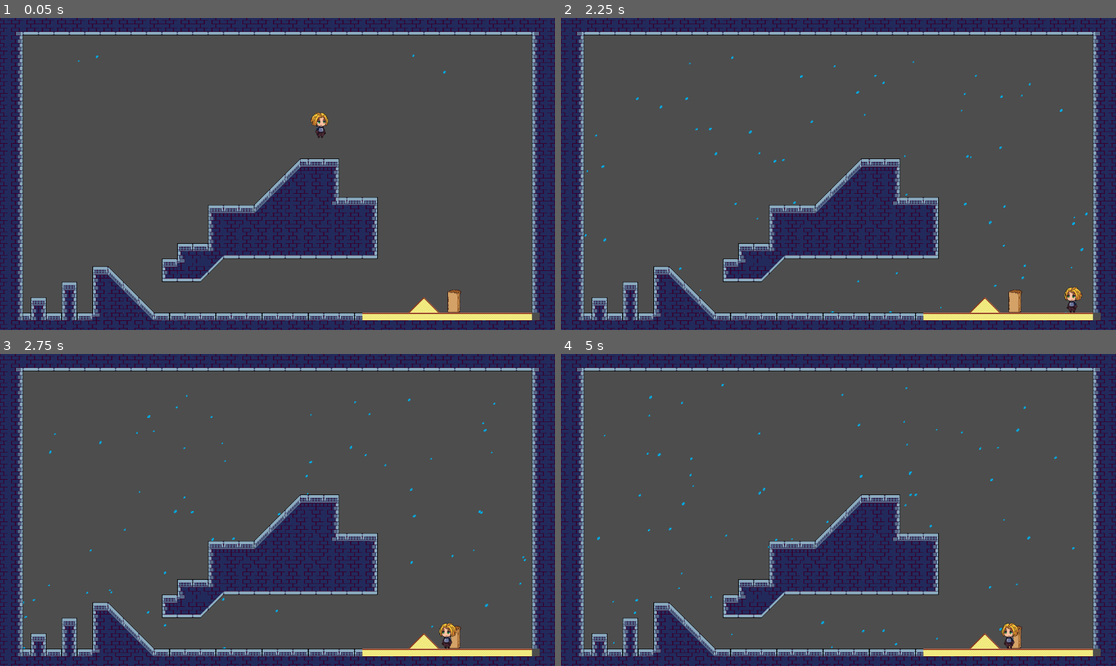
Above: before the commit, frames 1-4 (two rows, left to right).
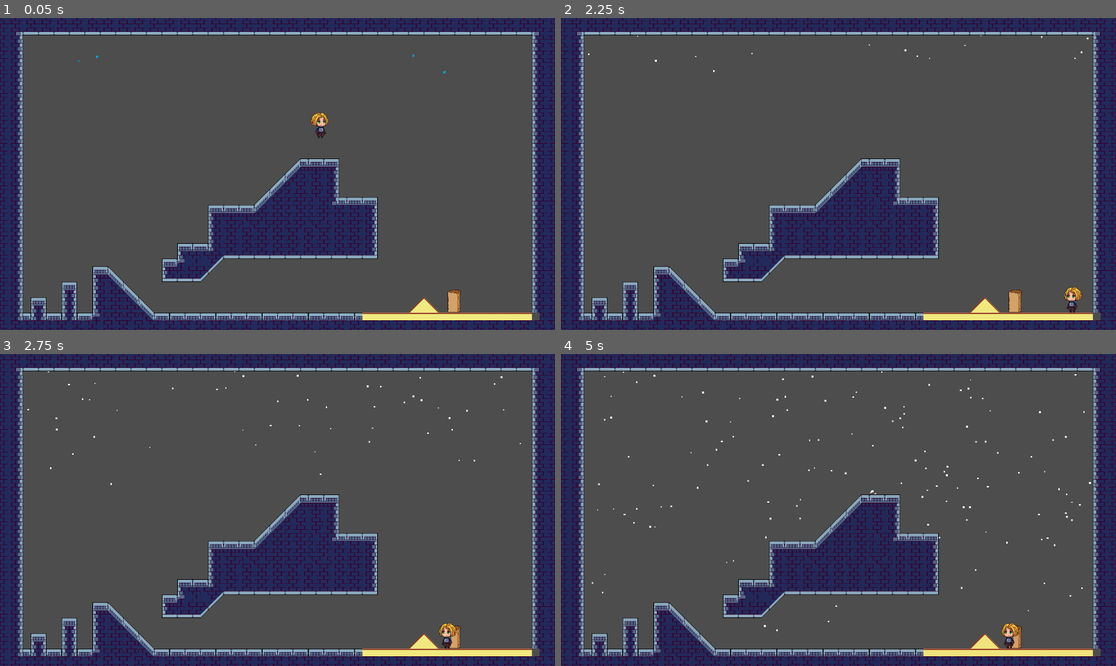
Above: after the commit, the same moments.

Repository: Tim-Barton/game-jam-2023
Game: Godot game, scene res://CharacterController/SideScroller/Scenes/side_scroller_test_scene.tscn
The game is run twice, just before and just after one commit, with the same random seed, the same clock (stepped at 60 frames per second) and the same inputs.
Inputs:
- Up to frame 1 (0.05 s): no input
- Up to frame 2 (2.25 s): tap Enter (ui_accept) at 0.5, 0.77, 1.52 s; hold Right (ui_right) 0.53-2.03 s; hold Left (ui_left) from 2.03 s (still down)
- Up to frame 3 (2.75 s): keep holding Left (ui_left)
- Up to frame 4 (5 s): release Left (ui_left) at 2.78 s; hold Right (ui_right) 2.78-4.28 s; tap Enter (ui_accept) at 3.02, 3.77, 4.52 s; hold Left (ui_left) from 4.28 s (still down)

Frame 1 is identical in both runs. In frame 2, 0.2% of the frame differs, in the area x 4-96%, y 5-95%; in frame 3, 0.3%; in frame 4, 0.5%, in the area x 5-96%, y 5-95%.

Commit message:
moved to scene

Diff:
--- a/CharacterController/SideScroller/Scenes/DayNightCycle.gd
+++ b/CharacterController/SideScroller/Scenes/DayNightCycle.gd
@@ -1,5 +1,5 @@
 extends CanvasModulate
-
+var sceneWind = preload("res://CharacterController/SideScroller/Scenes/wind.tscn")
 @export var gradient:GradientTexture1D
 @export var INGAME_SPEED = 1.0  # 1 realtime second to take 1 ingame minute, setting to 20 would mean 1 realtime sec would pass 20 in game minutes
 @export var INITIAL_HOUR = 12:
@@ -8,9 +8,12 @@
 		time = INGAME_TO_REAL_MINUTE_DURATION * INITIAL_HOUR * MINUTES_PER_HOUR
 
 var time:float = 0.0
+var past_minute:float = -1.0
 const MINUTES_PER_DAY = 1440
 const MINUTES_PER_HOUR = 60
 const INGAME_TO_REAL_MINUTE_DURATION = (2 * PI) / MINUTES_PER_DAY
+
+signal time_tick(day:int, hour:int, minute:int)
 
 func _ready():
 	time = INGAME_TO_REAL_MINUTE_DURATION * INITIAL_HOUR * MINUTES_PER_HOUR
@@ -18,11 +21,47 @@
 # Called every frame. 'delta' is the elapsed time since the previous frame.
 func _process(delta):
 	time += delta * INGAME_TO_REAL_MINUTE_DURATION * INGAME_SPEED
+
 	var value = (sin(time - PI / 2) + 1.0) / 2.0
 	self.color = gradient.gradient.sample(value)
 
+	_recalculate_time()
+
+func _recalculate_time():
+	var total_minutes = int(time / INGAME_TO_REAL_MINUTE_DURATION)
+	var day = int(total_minutes / MINUTES_PER_DAY)
+	var current_day_minutes = total_minutes % MINUTES_PER_DAY
+	var hour = int(current_day_minutes / MINUTES_PER_HOUR)
+	var minute = int(current_day_minutes % MINUTES_PER_HOUR)
+
+
+
+	if past_minute != minute:
+		past_minute = minute
+		if hour >= 10 and hour <= 12:
+			$Rain.visible = true
+		else:
+			$Rain.visible = false
+
+		if hour >= 13 and hour <= 15:
+			$Snow.visible = true
+		else:
+			$Snow.visible = false
+
+		if hour >= 7 and hour <= 9:
+			var instance = sceneWind.instantiate()
+			add_child(instance)
+			instance.visible = true
+			#instance.reverse_direction = false
+			#instance.line_segments = 20
+			#instance.trail_length = 1.0
+			#instance.trail_speed = 0.001
+			#instance.random_y_offset = 1.0
+
+
+		time_tick.emit(day, hour, minute)
+		print("Day: ", day, "Hour: ", hour, "Min: ", minute)
 
 
 func _on_value_value_changed(value):
 	INGAME_SPEED = value
-	print(INGAME_SPEED)
--- /dev/null
+++ b/CharacterController/SideScroller/Scenes/WeatherSystem.gd
@@ -0,0 +1,11 @@
+extends Node2D
+
+
+# Called when the node enters the scene tree for the first time.
+func _ready():
+	pass # Replace with function body.
+
+
+# Called every frame. 'delta' is the elapsed time since the previous frame.
+func _process(delta):
+	pass
--- /dev/null
+++ b/CharacterController/SideScroller/Scenes/WeatherSystem.tscn
@@ -0,0 +1,74 @@
+[gd_scene load_steps=8 format=3 uid="uid://r44oitiuh0sh"]
+
+[ext_resource type="PackedScene" uid="uid://letdlc1ubrbe" path="res://CharacterController/SideScroller/Scenes/wind.tscn" id="1_iupbr"]
+[ext_resource type="Texture2D" uid="uid://bus8p3vypv56l" path="res://CharacterController/SideScroller/Scenes/rain.png" id="2_4vejg"]
+[ext_resource type="Script" path="res://CharacterController/SideScroller/Scenes/DayNightCycle.gd" id="4_p4oxd"]
+[ext_resource type="Texture2D" uid="uid://bkpc1kjm4t2xn" path="res://CharacterController/SideScroller/Scenes/daynightcycle-gradient-texture.tres" id="5_jy7b8"]
+
+[sub_resource type="Gradient" id="Gradient_pqxmj"]
+offsets = PackedFloat32Array(0, 0.549587, 1)
+colors = PackedColorArray(1, 1, 1, 0, 0.975136, 0.979356, 0.99894, 1, 1, 1, 1, 0)
+
+[sub_resource type="ParticleProcessMaterial" id="ParticleProcessMaterial_qfwdb"]
+emission_shape = 3
+emission_box_extents = Vector3(150, 1, 1)
+particle_flag_disable_z = true
+direction = Vector3(-1, 1, 2.08165e-12)
+spread = 0.0
+gravity = Vector3(2.08165e-12, 2.08165e-12, 2.08165e-12)
+initial_velocity_min = 150.0
+initial_velocity_max = 200.0
+orbit_velocity_min = 0.0
+orbit_velocity_max = 0.0
+scale_max = 2.0
+color = Color(0.529412, 0.94902, 0.964706, 1)
+collision_mode = 1
+collision_friction = 1.0
+collision_bounce = 0.0
+
+[sub_resource type="ParticleProcessMaterial" id="ParticleProcessMaterial_l8h2w"]
+emission_shape = 3
+emission_box_extents = Vector3(200, 1, 1)
+particle_flag_disable_z = true
+direction = Vector3(-1, 1, 2.08165e-12)
+spread = 20.0
+gravity = Vector3(2.08165e-12, 2.08165e-12, 2.08165e-12)
+initial_velocity_min = 50.0
+initial_velocity_max = 70.0
+orbit_velocity_min = 0.0
+orbit_velocity_max = 0.0
+scale_min = 2.0
+scale_max = 4.0
+collision_mode = 1
+collision_friction = 1.0
+collision_bounce = 0.0
+collision_use_scale = true
+
+[node name="WeatherSystem" type="Node2D"]
+
+[node name="CanvasModulate" type="CanvasModulate" parent="."]
+color = Color(0.380392, 0.286275, 0.839216, 1)
+script = ExtResource("4_p4oxd")
+gradient = ExtResource("5_jy7b8")
+INGAME_SPEED = 30.0
+
+[node name="Wind" parent="CanvasModulate" instance=ExtResource("1_iupbr")]
+visible = false
+trail_length = 0.5
+trail_color_gradient = SubResource("Gradient_pqxmj")
+
+[node name="Rain" type="GPUParticles2D" parent="CanvasModulate"]
+visible = false
+position = Vector2(235, -272)
+scale = Vector2(4.65787, 10.223)
+amount = 200
+process_material = SubResource("ParticleProcessMaterial_qfwdb")
+texture = ExtResource("2_4vejg")
+
+[node name="Snow" type="GPUParticles2D" parent="CanvasModulate"]
+visible = false
+position = Vector2(-1, -292)
+scale = Vector2(5.36, 5.8)
+amount = 300
+process_material = SubResource("ParticleProcessMaterial_l8h2w")
+lifetime = 2.0
--- /dev/null
+++ b/CharacterController/SideScroller/Scenes/Wind.gd
@@ -0,0 +1,109 @@
+extends Line2D
+
+
+var pf_dict = []
+var use_gradient = true
+
+@export var reverse_direction = false
+@export var line_segments = 20
+@export var trail_length = 1.0
+@export var trail_speed = 0.001
+@export var trail_color_gradient : Gradient
+@export var random_y_offset = 1.0
+
+
+func _ready():
+
+	if reverse_direction:
+		flip_path()
+
+
+	if random_y_offset > 0.0:
+		randomize_path()
+
+	init_path_followers()
+	if trail_color_gradient	!= null:
+		use_gradient = true
+
+func _process(delta):
+
+	move_path()
+
+	if use_gradient:
+		update_path_gradient()
+
+	draw_path()
+
+
+func flip_path():
+
+	var point_pos = []
+	var point_in = []
+	var point_out = []
+
+	var curve_points = $Path2D.curve.point_count
+
+	for idx in range(0, curve_points):
+		point_pos.append($Path2D.curve.get_point_position(idx))
+		point_in.append($Path2D.curve.get_point_in(idx))
+		point_out.append($Path2D.curve.get_point_out(idx))
+
+
+	$Path2D.curve.clear_points()
+
+	var jdx = 0
+	for idx in range(curve_points-1,-1,-1):
+		$Path2D.curve.add_point(point_pos[idx], -point_in[idx], -point_out[idx], jdx)
+		jdx += 1
+
+func move_path():
+	for pf in pf_dict:
+		pf.trail_offset += trail_speed
+		if pf.trail_offset >= 0.0 and pf.trail_offset <= 1.0:
+			pf.progress_ratio = pf.trail_offset
+
+		if pf.trail_offset >= 1.0:
+			pf.progress_ratio = 1.0
+
+	if pf_dict[0].progress_ratio == 1.0:
+		queue_free()
+
+func update_path_gradient():
+
+		for pcnt in range(line_segments+1):
+			gradient.colors[pcnt] = trail_color_gradient.sample(gradient.offsets[pcnt])
+			gradient.colors[pcnt].a *= trail_color_gradient.sample(pf_dict[pcnt].progress_ratio).a
+
+
+func randomize_path():
+
+	randomize()
+
+	for i in range($Path2D.curve.point_count):
+		var curve_point = $Path2D.curve.get_point_position(i)
+		curve_point.y += randf_range(-random_y_offset, random_y_offset)
+		$Path2D.curve.set_point_position(i,curve_point)
+
+
+func draw_path():
+	clear_points()
+
+	for pf in pf_dict:
+		#if pf.progress_ratio > 0.0 and pf.progress_ratio < 1.0:
+		add_point(pf.global_position)
+
+
+func init_path_followers():
+
+		for pf_cnt in range(line_segments+1):
+			var new_pf = TrailFollow2D.new()
+			$Path2D.add_child(new_pf)
+			new_pf.trail_offset = float(pf_cnt)/float(line_segments)*trail_length - trail_length
+			new_pf.loop = false
+			pf_dict.append(new_pf)
+
+		gradient = Gradient.new()
+		gradient.remove_point(0)
+
+		for g_cnt in range(line_segments):
+			gradient.add_point(float(g_cnt+1)/float(line_segments), Color(1.0,1.0,1.0,1.0))
--- a/CharacterController/SideScroller/Scenes/side_scroller_test_scene.tscn
+++ b/CharacterController/SideScroller/Scenes/side_scroller_test_scene.tscn
@@ -1,13 +1,10 @@
-[gd_scene load_steps=33 format=3 uid="uid://dkhnd58ia1m5t"]
+[gd_scene load_steps=28 format=3 uid="uid://dkhnd58ia1m5t"]
 
 [ext_resource type="Texture2D" uid="uid://belg1mxheka3q" path="res://CharacterController/SideScroller/GFX/2 Background/Day/1.png" id="1_xwcmc"]
-[ext_resource type="Texture2D" uid="uid://bus8p3vypv56l" path="res://CharacterController/SideScroller/Scenes/rain.png" id="2_ij16r"]
-[ext_resource type="Script" path="res://CharacterController/SideScroller/Scenes/Snow.gd" id="2_kiv0q"]
+[ext_resource type="PackedScene" uid="uid://r44oitiuh0sh" path="res://CharacterController/SideScroller/Scenes/WeatherSystem.tscn" id="2_csoic"]
 [ext_resource type="Texture2D" uid="uid://cbfip1qeil370" path="res://CharacterController/SideScroller/GFX/2 Background/Day/2.png" id="2_m0nrl"]
-[ext_resource type="Script" path="res://CharacterController/SideScroller/Scenes/DayNightCycle.gd" id="3_6psvk"]
 [ext_resource type="Texture2D" uid="uid://blq2vhoethqqx" path="res://CharacterController/SideScroller/GFX/2 Background/Day/5.png" id="3_dhewo"]
 [ext_resource type="Texture2D" uid="uid://t31lxiaq515g" path="res://CharacterController/SideScroller/GFX/3 Objects/3 Power lines/4.png" id="4_ccg22"]
-[ext_resource type="Texture2D" uid="uid://bkpc1kjm4t2xn" path="res://CharacterController/SideScroller/Scenes/daynightcycle-gradient-texture.tres" id="4_x84gu"]
 [ext_resource type="Texture2D" uid="uid://bwmrr0n1ls3g5" path="res://CharacterController/SideScroller/GFX/1 Tiles/Tileset.png" id="5_kdel5"]
 [ext_resource type="PackedScene" uid="uid://v4iodnn8fvq" path="res://CharacterController/SideScroller/Prefabs/character.tscn" id="6_7wfib"]
 [ext_resource type="Texture2D" uid="uid://cbl6yo36frga1" path="res://CharacterController/SideScroller/GFX/1 Tiles/KitchenTile16.png" id="6_ujt81"]
@@ -54,41 +51,6 @@
 HSlider/styles/grabber_area = SubResource("StyleBoxFlat_3rfcx")
 HSlider/styles/grabber_area_highlight = SubResource("StyleBoxFlat_44xpn")
 HSlider/styles/slider = SubResource("StyleBoxFlat_xanxn")
-
-[sub_resource type="ParticleProcessMaterial" id="ParticleProcessMaterial_6yycd"]
-emission_shape = 3
-emission_box_extents = Vector3(150, 1, 1)
-particle_flag_disable_z = true
-direction = Vector3(-1, 1, 2.08165e-12)
-spread = 0.0
-gravity = Vector3(2.08165e-12, 2.08165e-12, 2.08165e-12)
-initial_velocity_min = 150.0
-initial_velocity_max = 200.0
-orbit_velocity_min = 0.0
-orbit_velocity_max = 0.0
-scale_max = 2.0
-color = Color(0.529412, 0.94902, 0.964706, 1)
-collision_mode = 1
-collision_friction = 1.0
-collision_bounce = 0.0
-
-[sub_resource type="ParticleProcessMaterial" id="ParticleProcessMaterial_evyxp"]
-emission_shape = 3
-emission_box_extents = Vector3(200, 1, 1)
-particle_flag_disable_z = true
-direction = Vector3(-1, 1, 2.08165e-12)
-spread = 20.0
-gravity = Vector3(2.08165e-12, 2.08165e-12, 2.08165e-12)
-initial_velocity_min = 50.0
-initial_velocity_max = 70.0
-orbit_velocity_min = 0.0
-orbit_velocity_max = 0.0
-scale_min = 2.0
-scale_max = 4.0
-collision_mode = 1
-collision_friction = 1.0
-collision_bounce = 0.0
-collision_use_scale = true
 
 [sub_resource type="OccluderPolygon2D" id="OccluderPolygon2D_22bwv"]
 polygon = PackedVector2Array(-8, -8, 8, -8, 8, 8, -8, 8, -8, -7.4375, -8, -8)
@@ -1352,28 +1314,7 @@
 
 [node name="Level" type="Node" parent="."]
 
-[node name="Rain" type="GPUParticles2D" parent="Level"]
-position = Vector2(235, -272)
-scale = Vector2(4.65787, 10.223)
-amount = 200
-process_material = SubResource("ParticleProcessMaterial_6yycd")
-texture = ExtResource("2_ij16r")
-
-[node name="Snow" type="GPUParticles2D" parent="Level"]
-visible = false
-position = Vector2(-1, -292)
-scale = Vector2(5.36, 5.8)
-amount = 300
-process_material = SubResource("ParticleProcessMaterial_evyxp")
-lifetime = 2.0
-script = ExtResource("2_kiv0q")
-
-[node name="CanvasModulate" type="CanvasModulate" parent="Level"]
-visible = false
-color = Color(0.380392, 0.286275, 0.839216, 1)
-script = ExtResource("3_6psvk")
-gradient = ExtResource("4_x84gu")
-INGAME_SPEED = 30.0
+[node name="WeatherSystem" parent="Level" instance=ExtResource("2_csoic")]
 
 [node name="Background" type="Node" parent="Level"]
 
--- /dev/null
+++ b/CharacterController/SideScroller/Scenes/wind.tscn
@@ -0,0 +1,22 @@
+[gd_scene load_steps=4 format=3 uid="uid://letdlc1ubrbe"]
+
+[ext_resource type="Script" path="res://CharacterController/SideScroller/Scenes/Wind.gd" id="1_px3oq"]
+
+[sub_resource type="Gradient" id="Gradient_asv8v"]
+offsets = PackedFloat32Array(0, 0.458678, 1)
+colors = PackedColorArray(1, 1, 1, 0, 0.984547, 0.984547, 0.984547, 1, 1, 1, 1, 0)
+
+[sub_resource type="Curve2D" id="Curve2D_st5nn"]
+_data = {
+"points": PackedVector2Array(-113.122, -5.99323, 113.122, 5.99323, -529, -573, -103.383, 5.24408, 103.383, -5.24408, -373, -664, -104.882, -25.4712, 104.882, 25.4712, -192, -547, -144.587, -4.49492, 144.587, 4.49492, 9, -617)
+}
+point_count = 4
+
+[node name="Wind" type="Line2D"]
+script = ExtResource("1_px3oq")
+trail_color_gradient = SubResource("Gradient_asv8v")
+
+[node name="Path2D" type="Path2D" parent="."]
+position = Vector2(453, 255)
+scale = Vector2(1.68347, 0.734804)
+curve = SubResource("Curve2D_st5nn")
--- /dev/null
+++ b/CharacterController/SideScroller/Scripts/Globals/TrailFollow.gd
@@ -0,0 +1,7 @@
+extends PathFollow2D
+
+
+class_name TrailFollow2D
+
+
+var trail_offset = 0.0
